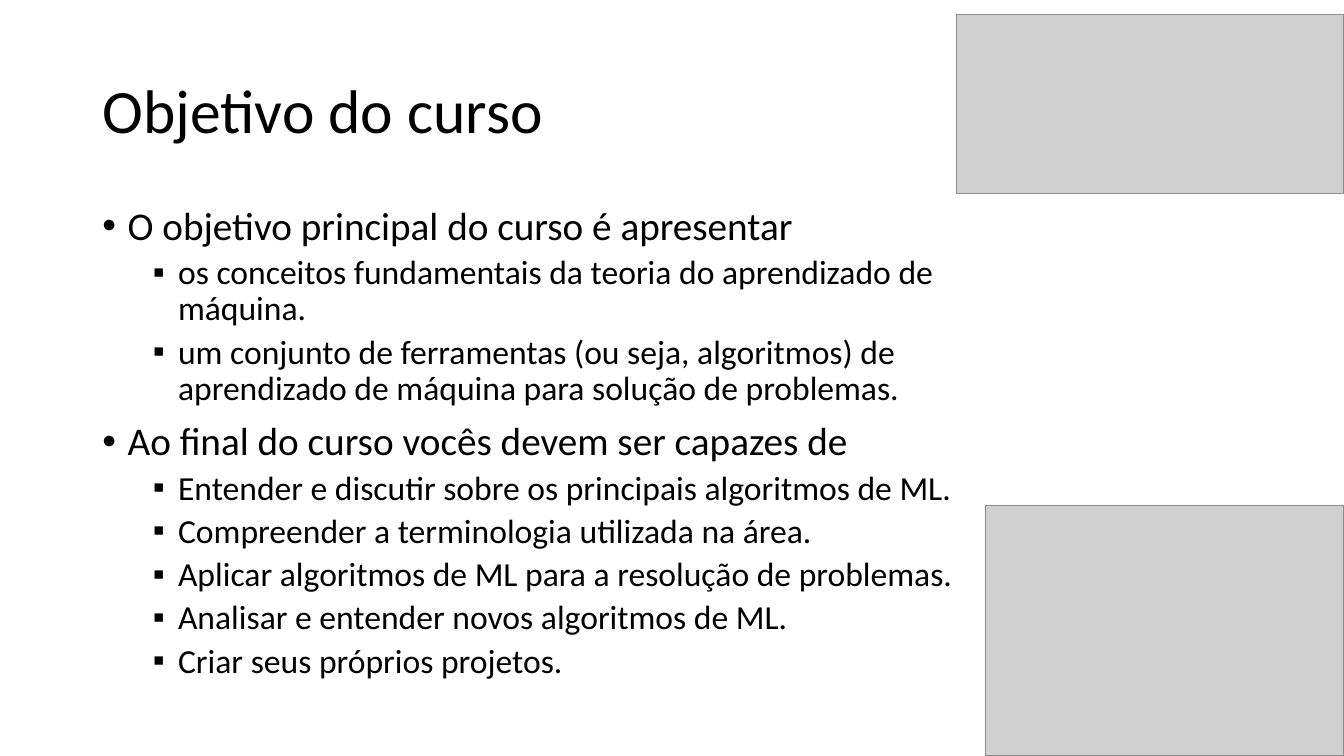
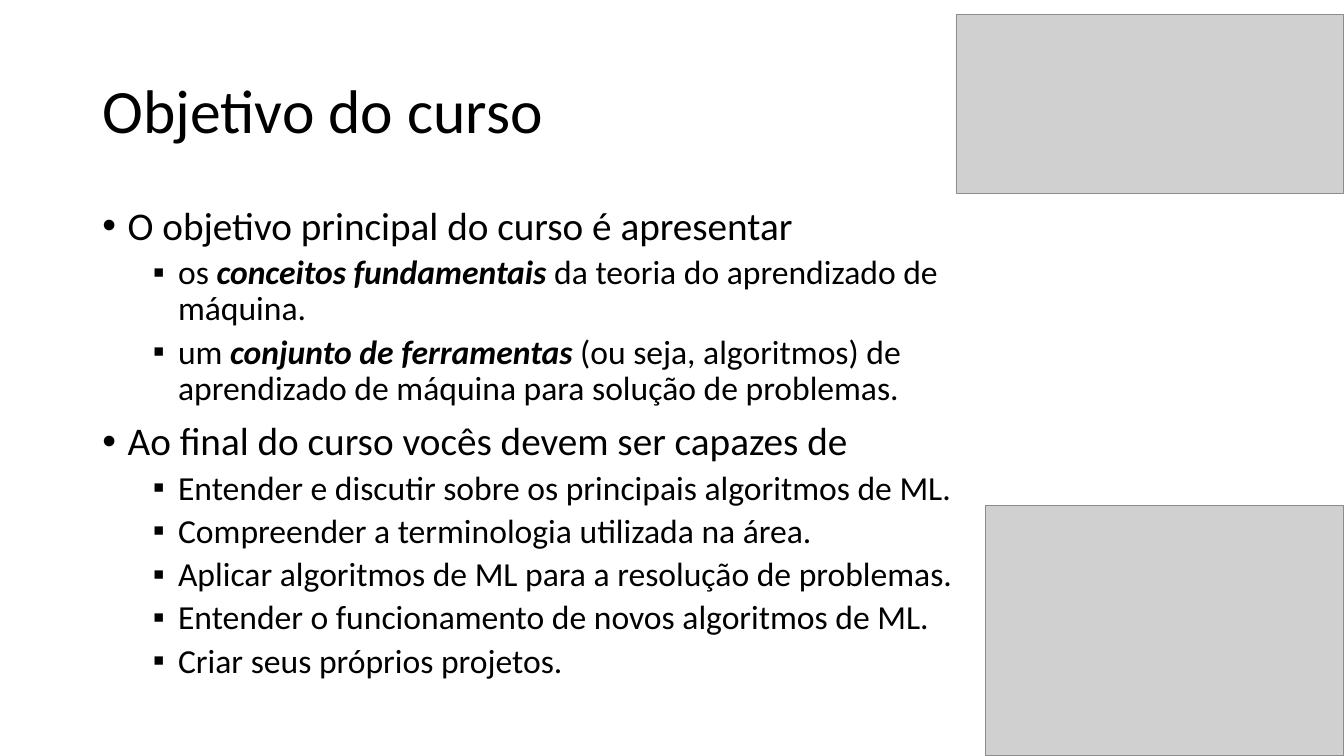
Before and after one commit to zz4fap/t319_aprendizado_de_maquina, a slide deck: slide 4 of slides/T319_Introdução.pptx. Drawn at 1344x756 pixels with LibreOffice and Linux fonts; fonts in the diff are those of the drawing; grey boxes stand for pictures. Boxes give left, top, right and bottom in pixels: in the first picture for what was removed or moved away, otherwise in the second. Text is boxed around its words. In the diff, an @@ line names an element or a change of style, - is before the commit and + after.

```diff
--- a/slides/T319_Introdução.pptx
+++ b/slides/T319_Introdução.pptx
@@ text at [178,260,937,406]: bold on, italic on in "conceitos fundamentais", "conjunto de ferramentas" @@
@@ text at [178,605,928,635]: text changed @@
-  ▪ Analisar e entender novos algoritmos de ML.
+  ▪ Entender o funcionamento de novos algoritmos de ML.
```
Also in this commit, not shown: 11 other slides changed, 1 other file.
